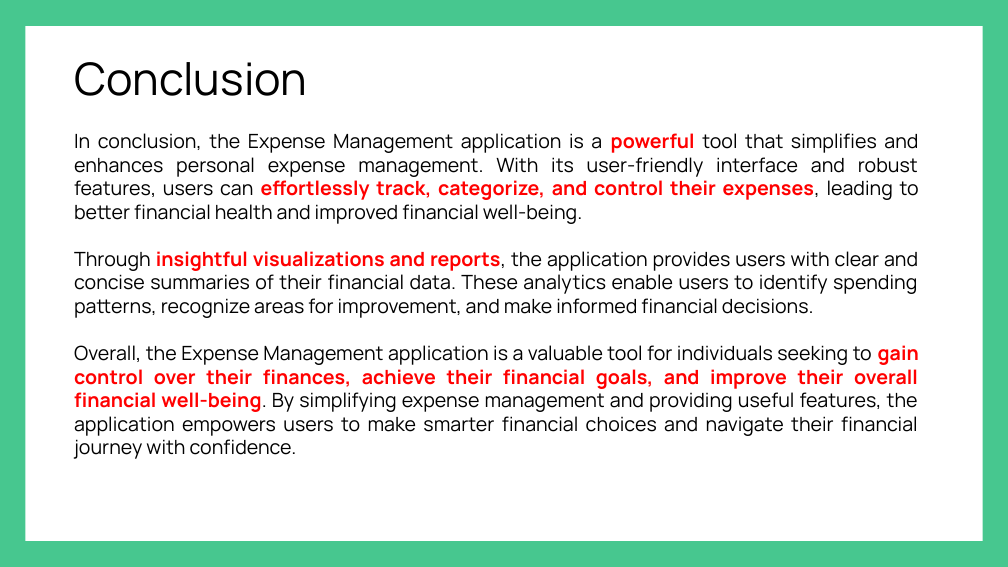
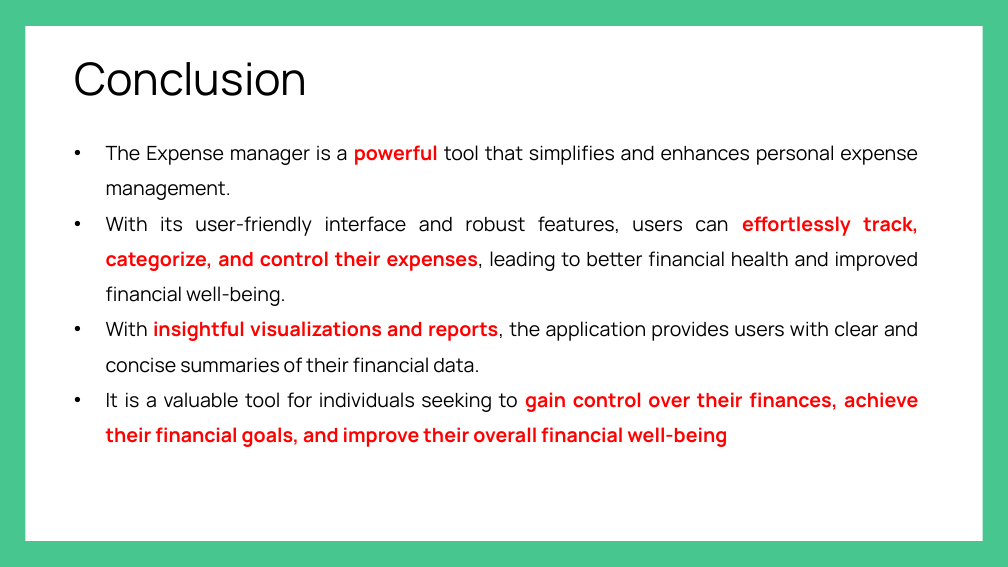
Before and after one commit to nithin200051/ExpenseManager, a slide deck: slide 14 of ExpenseManager-main/Project Presentation/Expense PPT.pptx. Drawn at 1008x567 pixels with LibreOffice and Linux fonts; fonts in the diff are those of the drawing. Boxes give left, top, right and bottom in pixels: in the first picture for what was removed or moved away, otherwise in the second. Text is boxed around its words. In the diff, an @@ line names an element or a change of style, - is before the commit and + after.

```diff
--- a/ExpenseManager-main/Project Presentation/Expense PPT.pptx
+++ b/ExpenseManager-main/Project Presentation/Expense PPT.pptx
@@ text at box(106, 145, 919, 447): text changed @@
-In conclusion, the Expense Management application is a powerful tool that simplifies and enhances personal expense management. With its user-friendly interface and robust features, users can effortlessly track, categorize, and control their expenses, leading to better financial health and improved financial well-being.
-Through insightful visualizations and reports, the application provides users with clear and concise summaries of their financial data. These analytics enable users to identify spending patterns, recognize areas for improvement, and make informed financial decisions.
-Overall, the Expense Management application is a valuable tool for individuals seeking to gain control over their finances, achieve their financial goals, and improve their overall financial well-being. By simplifying expense management and providing useful features, the application empowers users to make smarter financial choices and navigate their financial journey with confidence.
+• The Expense manager is a powerful tool that simplifies and enhances personal expense management.
+• With its user-friendly interface and robust features, users can effortlessly track, categorize, and control their expenses, leading to better financial health and improved financial well-being.
+• With insightful visualizations and reports, the application provides users with clear and concise summaries of their financial data.
+• It is a valuable tool for individuals seeking to gain control over their finances, achieve their financial goals, and improve their overall financial well-being
```
Also in this commit, not shown: 9 other slides changed, 1 slide added, 1 slide removed.
